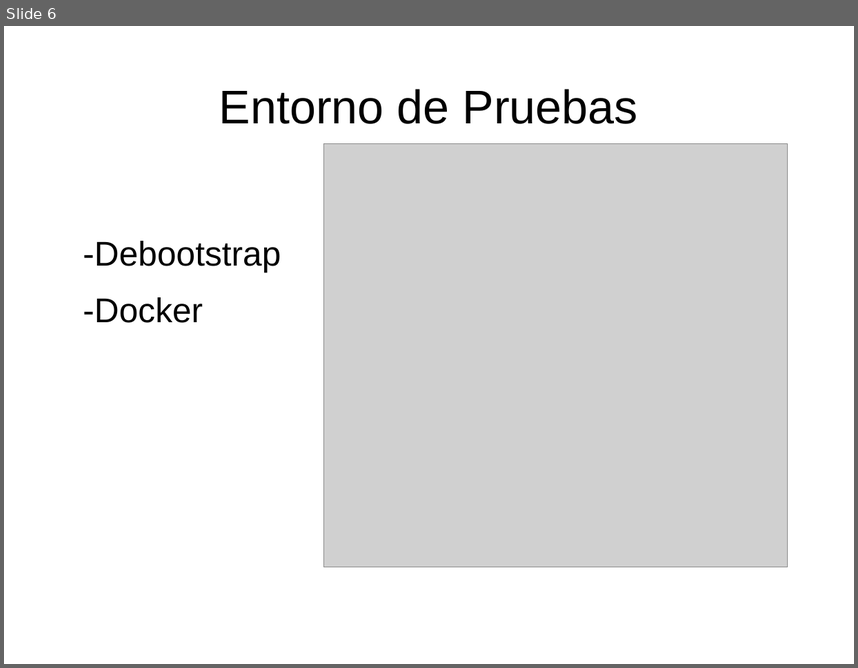
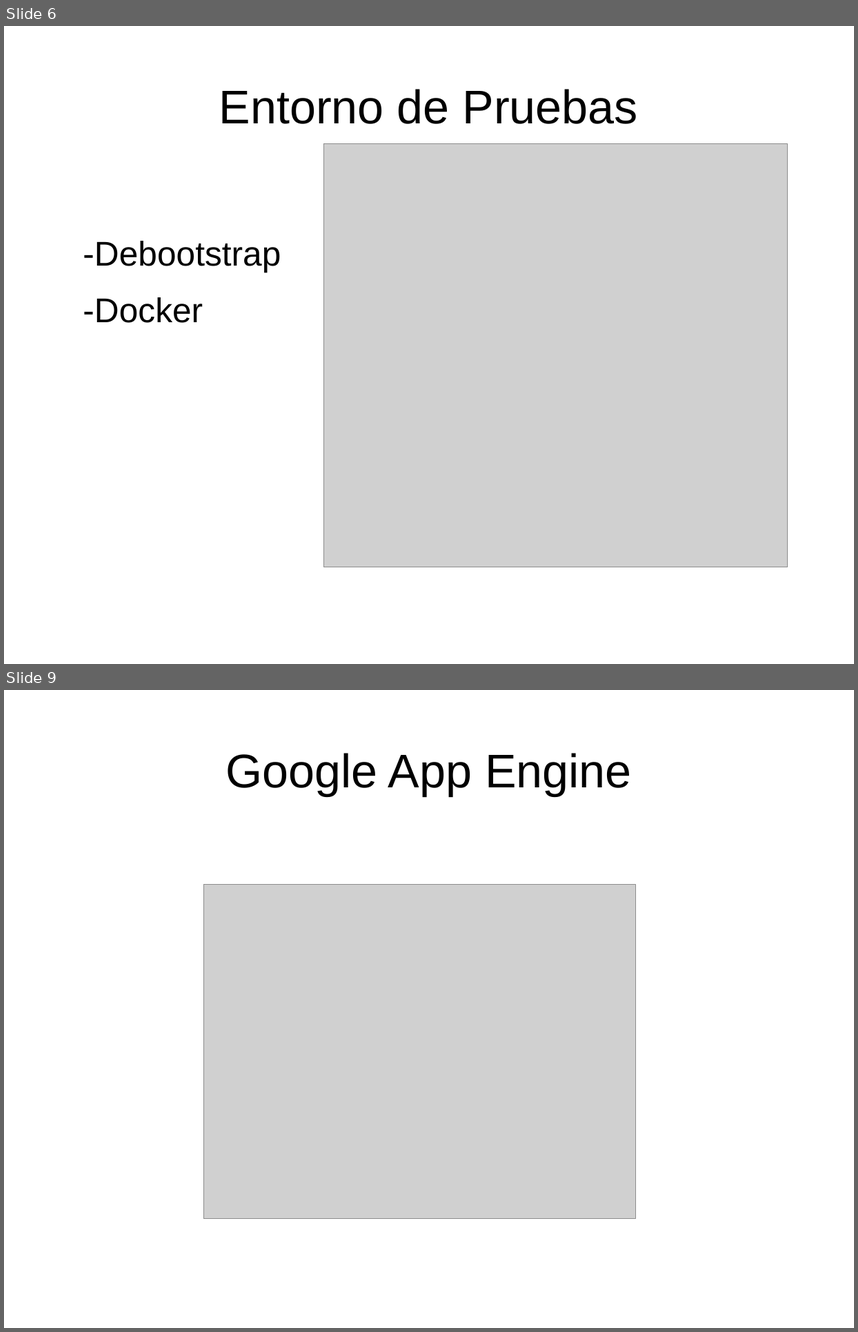
Before and after one commit to juanfranrv/PresentacionIV, a slide deck: presentacion.odp. Shown one above the other, each under a label of ours: slide 6 before the commit, slides 6 and 9 after it; the slides between them are not shown. The pictures are 858x668 and 858x1332 pixels, drawn with LibreOffice and Linux fonts; fonts in the diff are those of the drawing; grey boxes stand for pictures. Boxes give left, top, right and bottom in pixels: in the first picture for what was removed or moved away, otherwise in the second. Text is boxed around its words. In the diff, an @@ line names an element or a change of style, - is before the commit and + after.

```diff
--- a/presentacion.odp
+++ b/presentacion.odp
@@ slide 9 added at (x1=4, y1=690, x2=854, y2=1328), background #FFFFFF @@
@@ title added at (x1=225, y1=753, x2=632, y2=796), 44 pt, text #000000 @@
+Google App Engine
@@ picture added at (x1=204, y1=885, x2=636, y2=1219) @@
```
Also in this commit, not shown: 2 other slides added.
